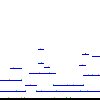
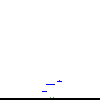
Layered file, before and after one edit (100px x 100px). Changes by layer:
painted on "Layer 2" over [0, 48, 100, 98]
